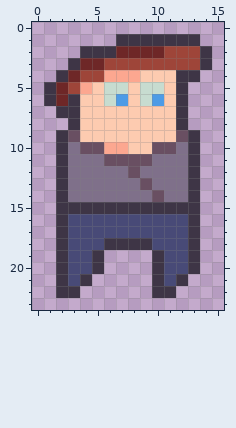
Pixel-art file -- Assets/ImagesWIP/character.aseprite. The first picture shows the starting point.
16x24 pixels, 1 frame.
The same view after the edit:
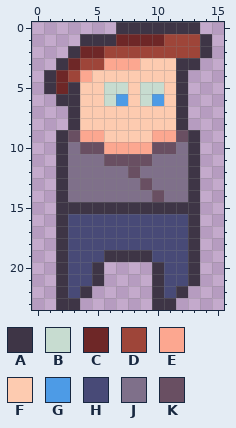
Palette (. is transparent): A #3e3546  B #c7dcd0  C #6e2727  D #9e4539  E #fca790  F #fdcbb0  G #4d9be6  H #484a77  J #7f708a  K #694f62
Change:
@@ x 0..15 @@
- 0 ................
- 1 .......AAAAAAA..
- 2 ....AAACCCCDDDA.
- 3 ...ACCDDDDDDDDA.
- 4 ..ACDDEEEFFFAA..
- 5 .ACDEFBBFBBFA...
- 6 .ACAFFBGFBGFA...
- 7 ..AAFFFFFFFFA...
+ 0 .......AAAAAAA..
+ 1 ....AAACCCCDDDA.
+ 2 ...ACCDDDDDDDDA.
+ 3 ..ACDDEEEFFFAA..
+ 4 .ACDEFFFFFFFA...
+ 5 .ACAFFBBFBBFA...
+ 6 ..AAFFBGFBGFA...
+ 7 ...AFFFFFFFFA...
  8 ...AFFFFFFFFA...
- 9 ..AKFFFFFFFFKA..
-10 ..AJKKEEFFKKJA..
+ 9 ..AKEEFFFFEEKA..
+10 ..AJKKEEEEKKJA..
 11 ..AJJJKKKKJJJA..
@@ x 0..15 @@
 17 ..AHHHHHHHHHHA..
-18 ..AHHHAAAAHHHA..
-19 ..AHHA....AHHA..
+18 ..AHHHHHHHHHHA..
+19 ..AHHHAAAAHHHA..
 20 ..AHHA....AHHA..
-21 ..AHA.....AHA...
-22 ..AA......AA....
-23 ................
+21 ..AHHA....AHHA..
+22 ..AHA.....AHA...
+23 ..AA......AA....
Pixel boxes of the changes (left, top, right, bottom) in both pictures:
changed: (44, 22, 212, 154)
changed: (56, 238, 200, 310)
